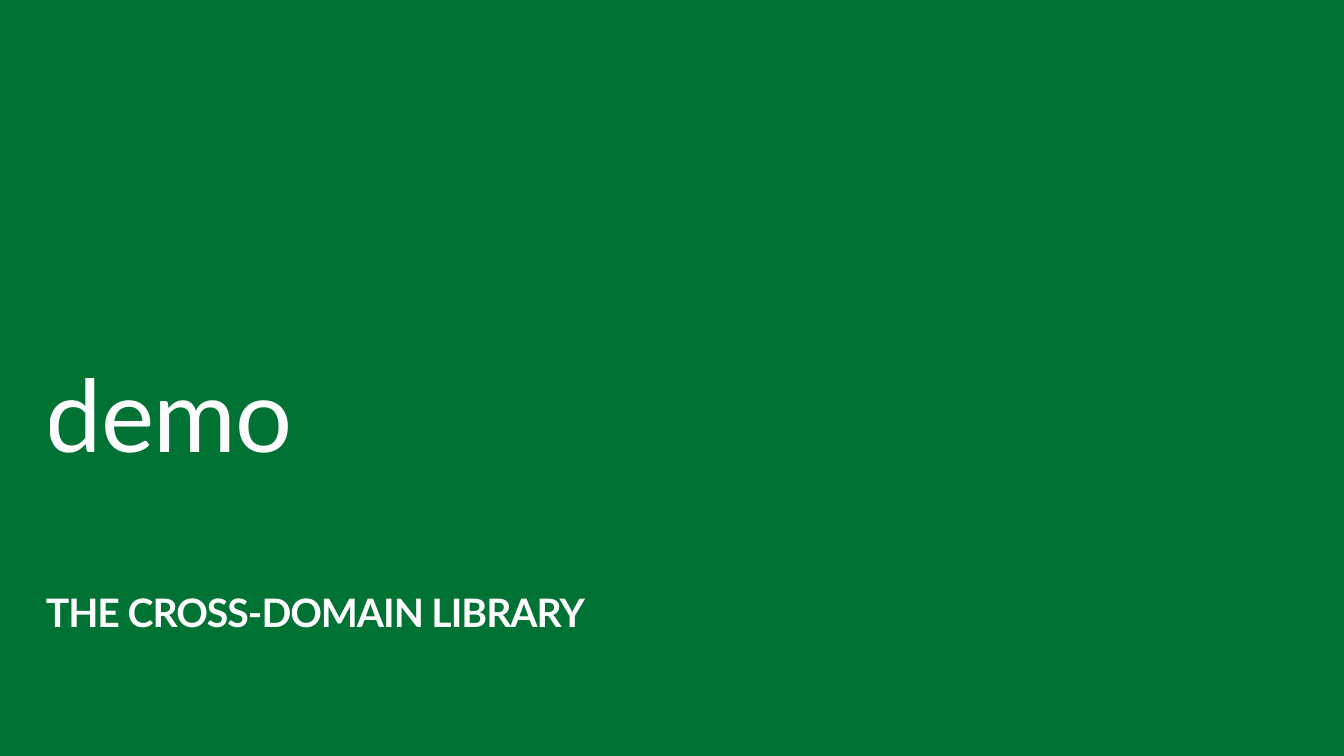
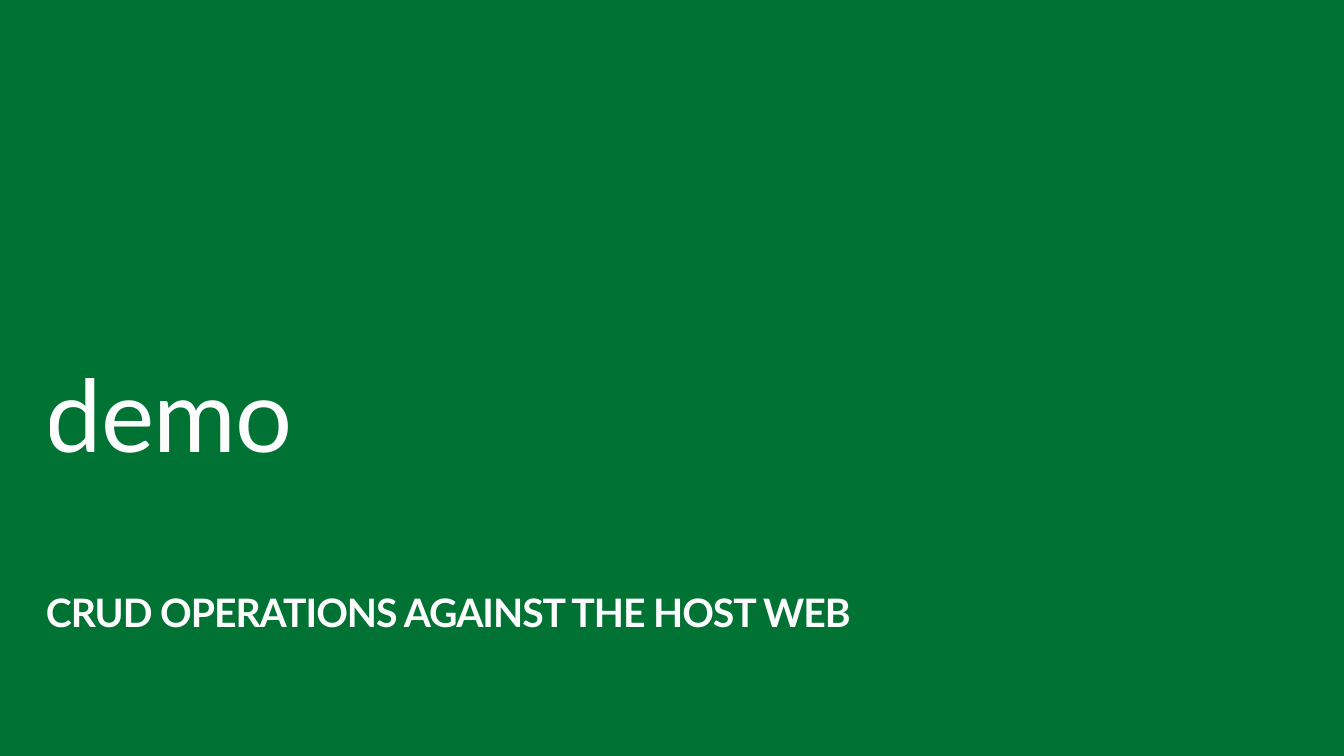
Before and after one commit to OfficeDev/TrainingContent, a slide deck: slide 26 of O3652-5 Deep Dive into SharePoint Hosted Apps/O3652-5 Deep Dive into SharePoint Hosted Apps.pptx (slide 20 before the commit). Drawn at 1344x756 pixels with LibreOffice and Linux fonts; fonts in the diff are those of the drawing. Boxes give left, top, right and bottom in pixels: in the first picture for what was removed or moved away, otherwise in the second. Text is boxed around its words. In the diff, an @@ line names an element or a change of style, - is before the commit and + after.

```diff
--- a/O3652-5 Deep Dive into SharePoint Hosted Apps/O3652-5 Deep Dive into SharePoint Hosted Apps.pptx
+++ b/O3652-5 Deep Dive into SharePoint Hosted Apps/O3652-5 Deep Dive into SharePoint Hosted Apps.pptx
@@ subtitle at (46, 598, 851, 628): text changed @@
-THE CROSS-DOMAIN LIBRARY
+CRUD OPERATIONS AGAINST THE HOST WEB
```
Also in this commit, not shown: 7 other slides changed, 13 slides added, 14 slides removed.
